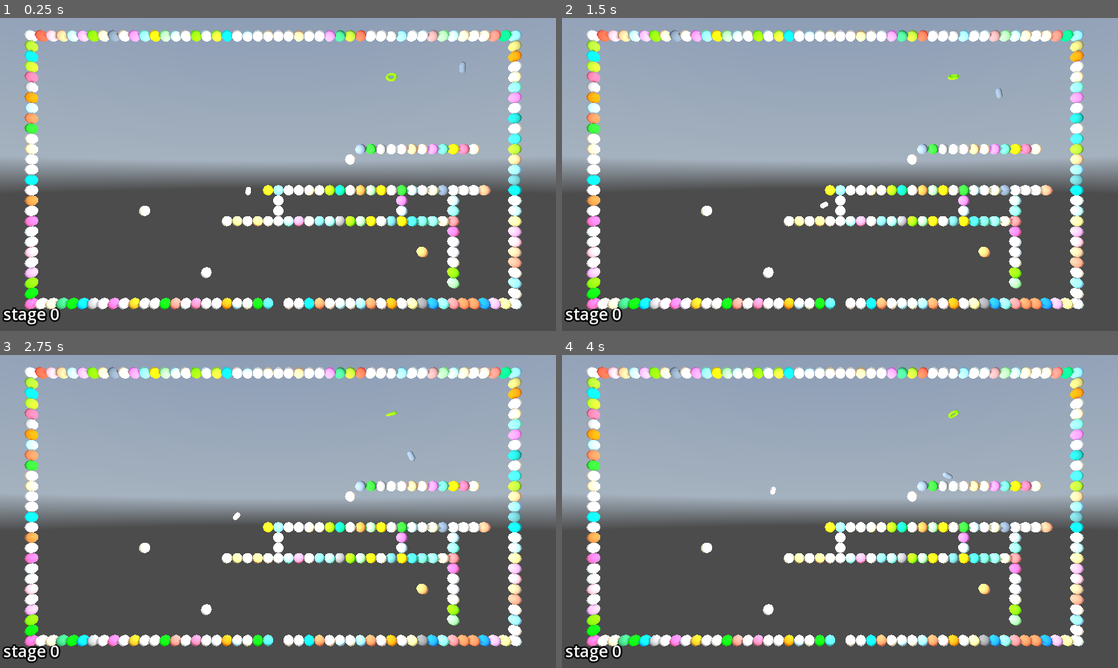
Above: before the commit, frames 1-4 (two rows, left to right).
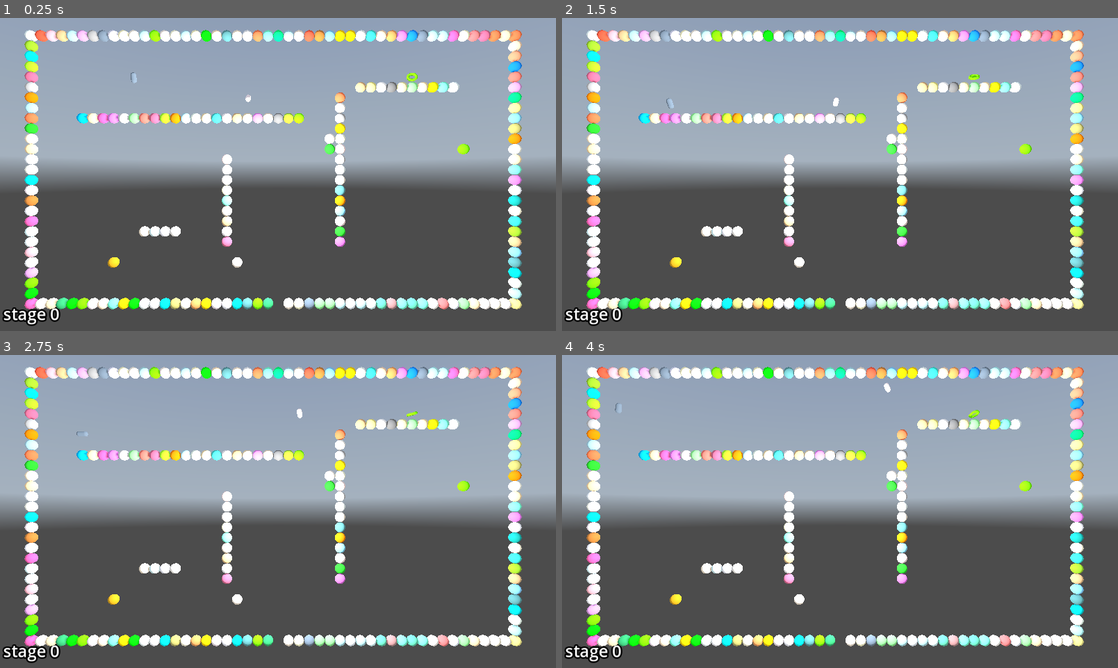
Above: after the commit, the same moments.

Repository: kasworld/gd4snakebyte3d
Game: Godot game, scene res://main.tscn
Two runs of this game, one before a commit and one after it. Both use one fixed random seed, a clock stepped at 60 frames per second and the inputs below. A sky picture missing from this copy of the repository is replaced by a grey-blue gradient.
Inputs (mouse positions are in pixels of both pictures, inside the frame that each line leads up to):
- Up to frame 1 (0.25 s): no input
- Up to frame 2 (1.5 s): tap Enter at 0.5 s; move the mouse to (962, 158) at 0.52 s; click (962, 158) at 0.67 s; move the mouse to (728, 190) at 1.27 s; click (728, 190) at 1.42 s
- Up to frame 3 (2.75 s): move the mouse to (333, 442) at 2.02 s; click (333, 442) at 2.17 s
- Up to frame 4 (4 s): move the mouse to (812, 574) at 2.77 s; click (812, 574) at 2.92 s; move the mouse to (1006, 558) at 3.52 s; click (1006, 558) at 3.67 s

The runs differ from the first frame. In frame 1, 12% of the frame differs, in the area x 13-94%, y 3-94%; in frame 2, 12%; in frame 3, 12%; in frame 4, 12%.

Commit message:
move find_empty_pos

Diff:
--- a/lib/placed_things.gd
+++ b/lib/placed_things.gd
@@ -89,10 +89,28 @@
 
 func exec_wall_script(sc :Array) -> void:
 	for l in sc:
-		match l[0]:
-			"set" :
-				set_at(Vector2i(l[1],l[2]), l[3])
-			"hline":
-				draw_hline(l[1],l[2],l[3], l[4])
-			"vline":
-				draw_vline(l[1],l[2],l[3], l[4])
+		exec_wall_script_line(l)
+
+func exec_wall_script_line(l:Array) ->void:
+	match l[0]:
+		"set" :
+			set_at(Vector2i(l[1],l[2]), l[3])
+		"hline":
+			draw_hline(l[1],l[2],l[3], l[4])
+		"vline":
+			draw_vline(l[1],l[2],l[3], l[4])
+		_:
+			assert(false, "invalid script line %s" %[l])
+
+func rand_x(margin :int=1) -> int:
+	return randi_range(margin,data[0].size()-1-margin)
+func rand_y(margin :int=1) -> int:
+	return randi_range(margin,data.size()-1-margin)
+func rand2dpos(margin :int=1) -> Vector2i:
+	return Vector2i( rand_x(margin), rand_y(margin) )
+func find_empty_pos(trycount :int) -> Vector2i:
+	for i in trycount:
+		var pos := rand2dpos()
+		if get_at(pos) == null:
+			return pos
+	return Vector2i(-1,-1)
--- a/stage.gd
+++ b/stage.gd
@@ -27,14 +27,14 @@
 		add_apple(i)
 
 func add_plum(i:int) -> void:
-	var pos := find_empty_pos(10)
+	var pos := field.find_empty_pos(10)
 	assert(pos!=Vector2i(-1,-1), "fail to find empty pos in field")
 	var pl = plum_scene.instantiate().init(field, pos  , Dir8Lib.DiagonalList.pick_random(), i)
 	add_child(pl)
 	plum_list.append(pl)
 
 func add_apple(i:int) -> void:
-	var pos := find_empty_pos(10)
+	var pos := field.find_empty_pos(10)
 	assert(pos!=Vector2i(-1,-1), "fail to find empty pos in field")
 	var ap = apple_scene.instantiate().init(field, pos, i)
 	add_child(ap)
@@ -48,30 +48,11 @@
 	for i in n:
 		match i % 3:
 			0:
-				field.set_at(rand2dpos(2), Things.Wall)
+				field.set_at(field.rand2dpos(2), Things.Wall)
 			1:
-				var x1 = rand_x(2)
-				var x2 = rand_x(2)
-				var y = rand_y(2)
-				field.draw_hline(x1,x2,y,Things.Wall)
+				field.draw_hline(field.rand_x(2),field.rand_x(2),field.rand_y(2),Things.Wall)
 			2:
-				var x = rand_x(2)
-				var y1 = rand_y(2)
-				var y2 = rand_y(2)
-				field.draw_vline(x,y1,y2,Things.Wall)
-
-func rand_x(margin :int=1) -> int:
-	return randi_range(margin,Settings.FieldWidth-1-margin)
-func rand_y(margin :int=1) -> int:
-	return randi_range(margin,Settings.FieldHeight-1-margin)
-func rand2dpos(margin :int=1) -> Vector2i:
-	return Vector2i( rand_x(margin), rand_y(margin) )
-func find_empty_pos(trycount :int) -> Vector2i:
-	for i in trycount:
-		var pos := rand2dpos()
-		if field.get_at(pos) == null:
-			return pos
-	return Vector2i(-1,-1)
+				field.draw_vline(field.rand_x(2),field.rand_y(2),field.rand_y(2),Things.Wall)
 
 func _on_timer_timeout() -> void:
 	process_frame()
